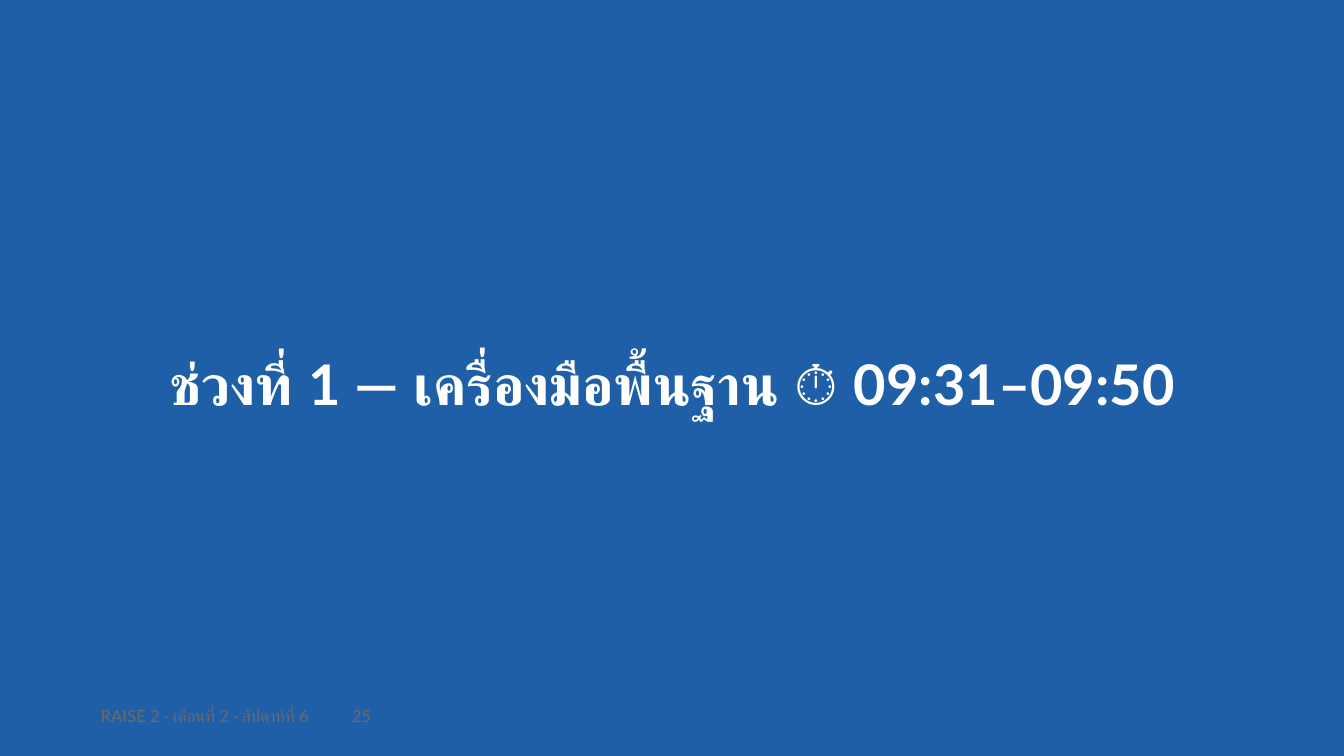
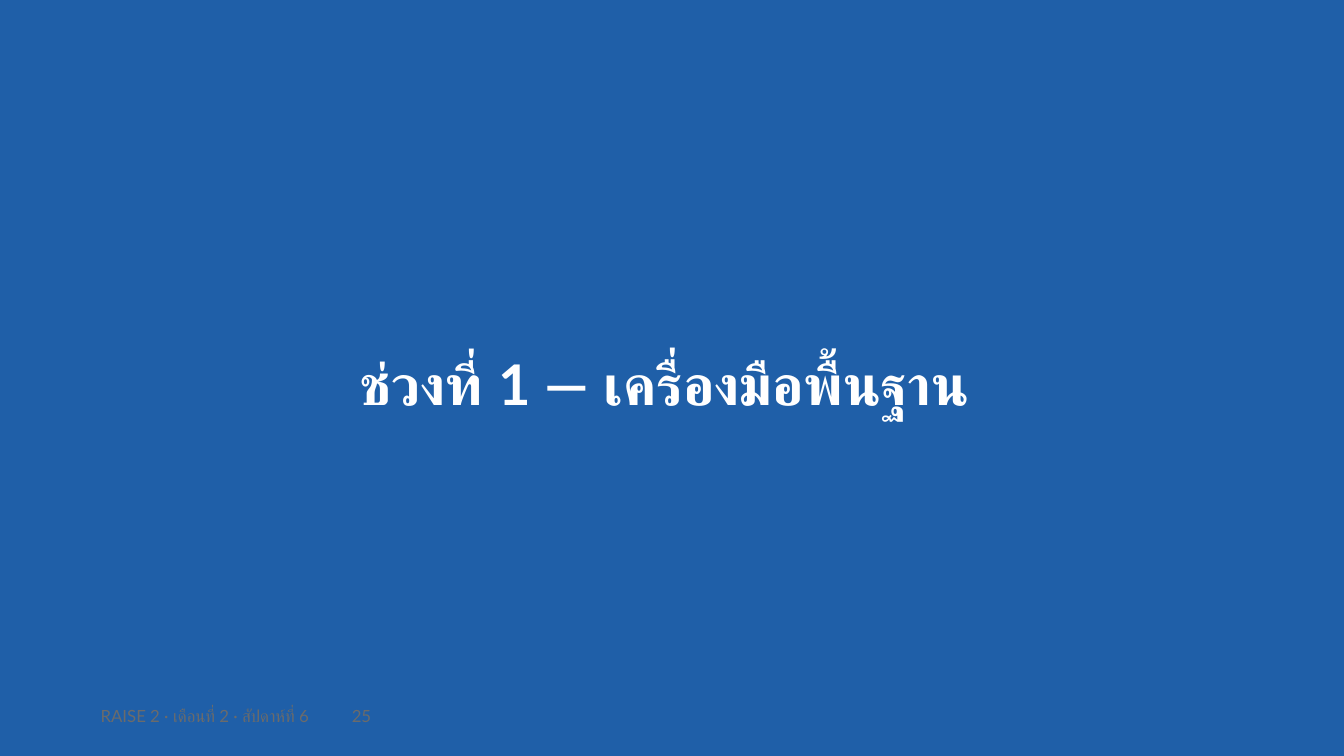
Before and after one commit to cnacha-mfu/raise2-module2, a slide deck: slide 36 of materials/week6/w6-slides.pptx (slide 25 before the commit). Drawn at 1344x756 pixels with LibreOffice and Linux fonts; fonts in the diff are those of the drawing. Boxes give left, top, right and bottom in pixels: in the first picture for what was removed or moved away, otherwise in the second. Text is boxed around its words. In the diff, an @@ line names an element or a change of style, - is before the commit and + after.

```diff
--- a/materials/week6/w6-slides.pptx
+++ b/materials/week6/w6-slides.pptx
@@ text at (359, 361, 969, 420): text changed @@
-ช่วงที่ 1 — เครื่องมือพื้นฐาน ⏱ 09:31–09:50
+ช่วงที่ 1 — เครื่องมือพื้นฐาน
```
Also in this commit, not shown: 15 other slides changed, 3 slides added, 2 other files.
